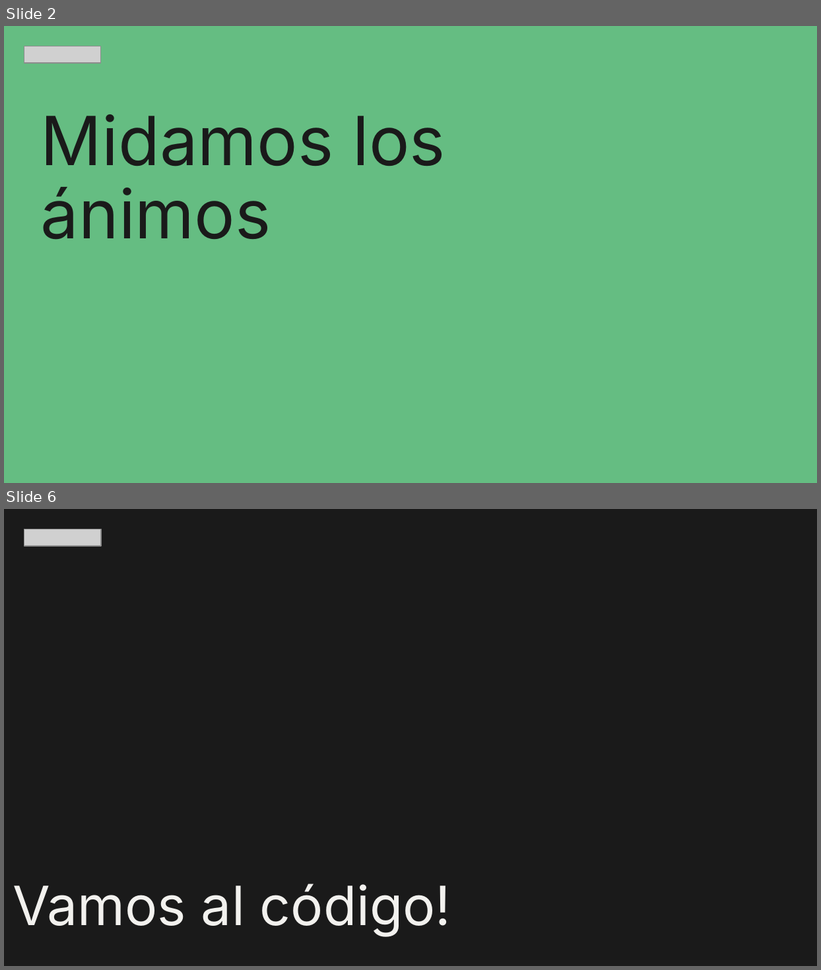
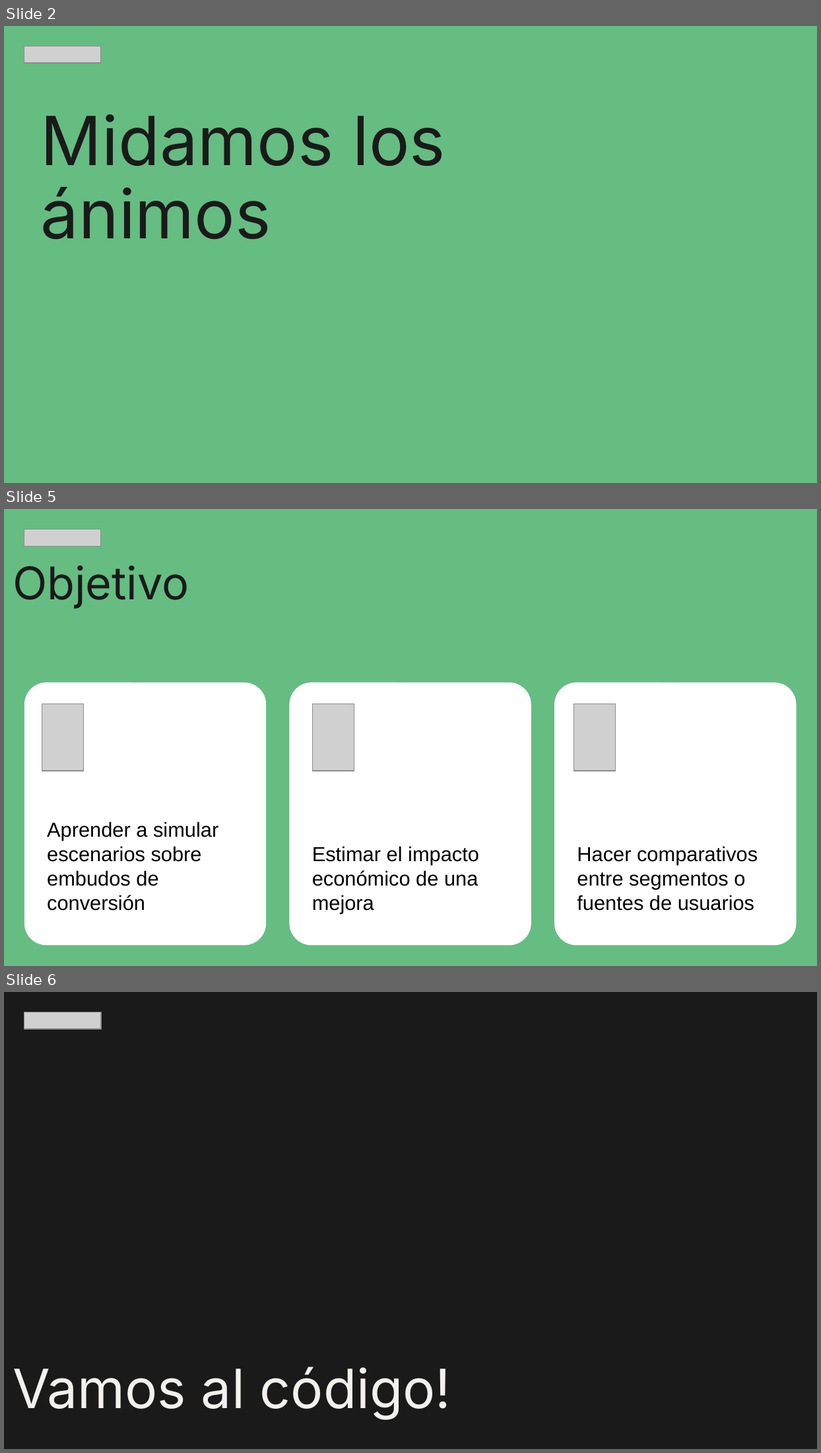
Before and after one commit to zyntonyson/bootcamp_ds_da, a slide deck: 04-da-v8-user-journey/13-user-journey.pptx. Shown one above the other, each under a label of ours: slides 2 and 6 before the commit, slides 2, 5 and 6 after it; the slides between them are not shown. The pictures are 821x970 and 821x1453 pixels, drawn with LibreOffice and Linux fonts; fonts in the diff are those of the drawing; grey boxes stand for pictures. Boxes give left, top, right and bottom in pixels: in the first picture for what was removed or moved away, otherwise in the second. Text is boxed around its words. In the diff, an @@ line names an element or a change of style, - is before the commit and + after.

```diff
--- a/04-da-v8-user-journey/13-user-journey.pptx
+++ b/04-da-v8-user-journey/13-user-journey.pptx
@@ slide 5 added at <box>4,509,817,966</box>, background #65BD82 @@
@@ picture added at <box>24,529,101,547</box> @@
@@ title added at <box>13,565,189,609</box>, 40 pt, text #1A1A1A @@
+Objetivo
@@ rounded rectangle added at <box>24,683,266,946</box>, fill #FFFFFF, 18 pt, text #000000 @@
+Aprender a simular escenarios sobre embudos de conversión
@@ rounded rectangle added at <box>289,683,531,946</box>, fill #FFFFFF, 18 pt, text #000000 @@
+Estimar el impacto económico de una mejora
@@ rounded rectangle added at <box>554,683,796,946</box>, fill #FFFFFF, 18 pt, text #000000 @@
+Hacer comparativos entre segmentos o fuentes de usuarios
@@ picture added at <box>42,704,83,772</box> @@
@@ picture added at <box>312,704,354,772</box> @@
@@ picture added at <box>574,704,615,772</box> @@
```
Also in this commit, not shown: 1 slide removed, 3 other files.
